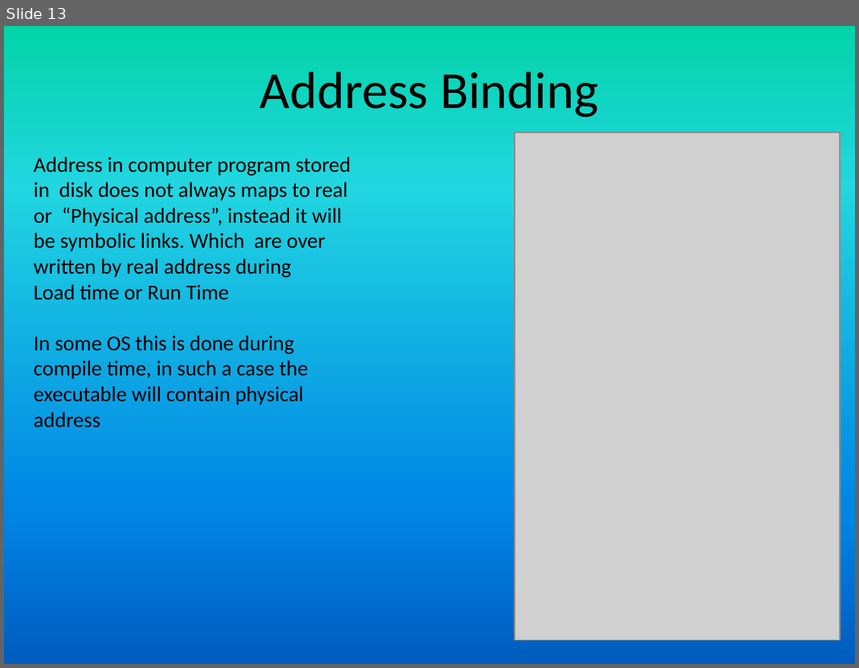
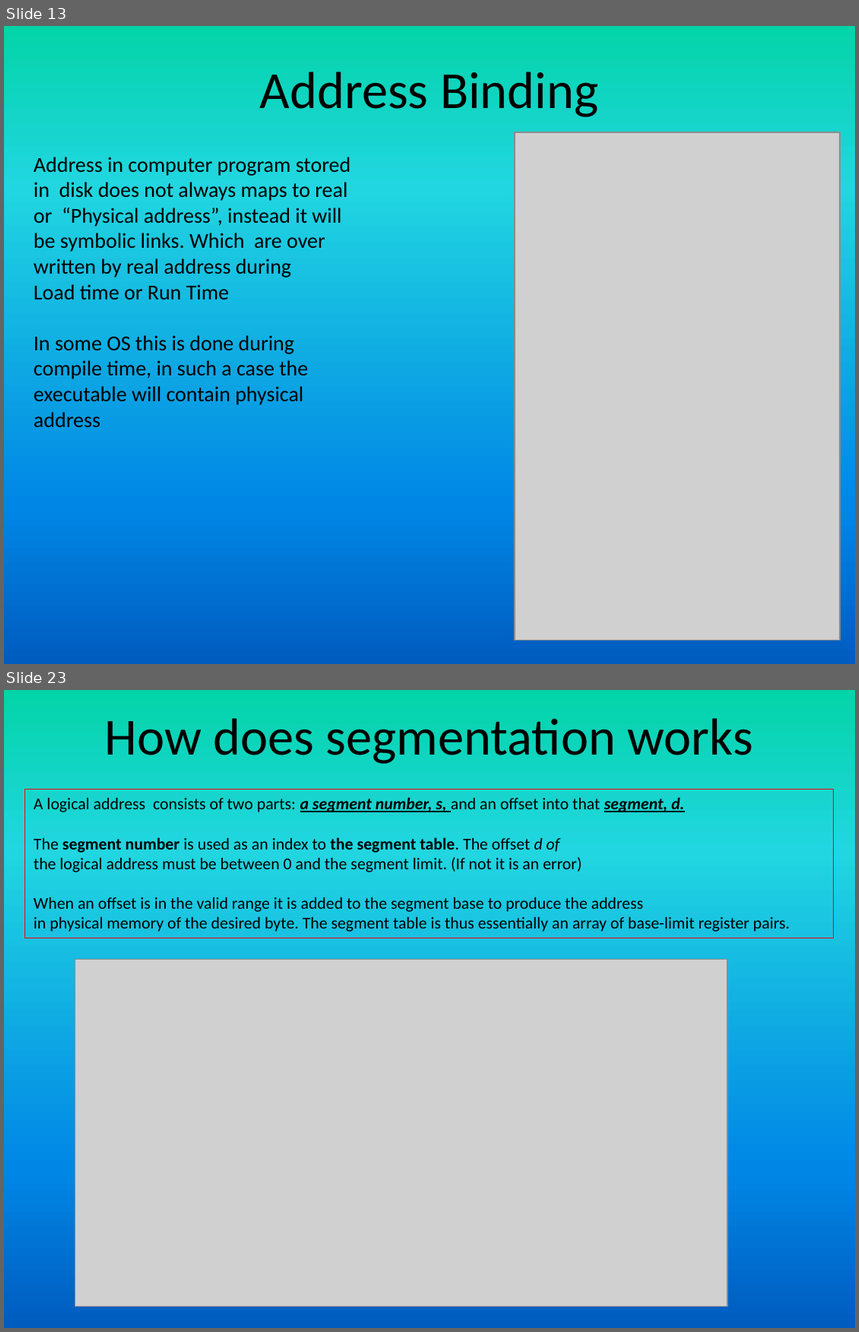
Before and after one commit to girishsukukumar/RTOS, a slide deck: RTOS-15-Memory_management.pptx. Shown one above the other, each under a label of ours: slide 13 before the commit, slides 13 and 23 after it; the slides between them are not shown. The pictures are 859x668 and 859x1332 pixels, drawn with LibreOffice and Linux fonts; fonts in the diff are those of the drawing; grey boxes stand for pictures. Boxes give left, top, right and bottom in pixels: in the first picture for what was removed or moved away, otherwise in the second. Text is boxed around its words. In the diff, an @@ line names an element or a change of style, - is before the commit and + after.

```diff
--- a/RTOS-15-Memory_management.pptx
+++ b/RTOS-15-Memory_management.pptx
@@ slide 23 added at bbox=[4, 690, 855, 1328], background gradient #03D4A8 to #21D6E0 to #0087E6 to #005CBF @@
@@ title added at bbox=[105, 718, 753, 764], 44 pt, text #000000 @@
+How does segmentation works
@@ rectangle added at bbox=[25, 790, 834, 939], outline #FF0000 0.75 pt, 14 pt, text #000000 @@
+A logical address consists of two parts: a segment number, s, and an offset into that segment, d.
+The segment number is used as an index to the segment table. The offset d of
+the logical address must be between 0 and the segment limit. (If not it is an error)
+When an offset is in the valid range it is added to the segment base to produce the address
+in physical memory of the desired byte. The segment table is thus essentially an array of base-limit register pairs.
@@ picture added at bbox=[75, 960, 728, 1307] @@
```
Also in this commit, not shown: 4 slides changed, 10 other slides added, 1 other file.
